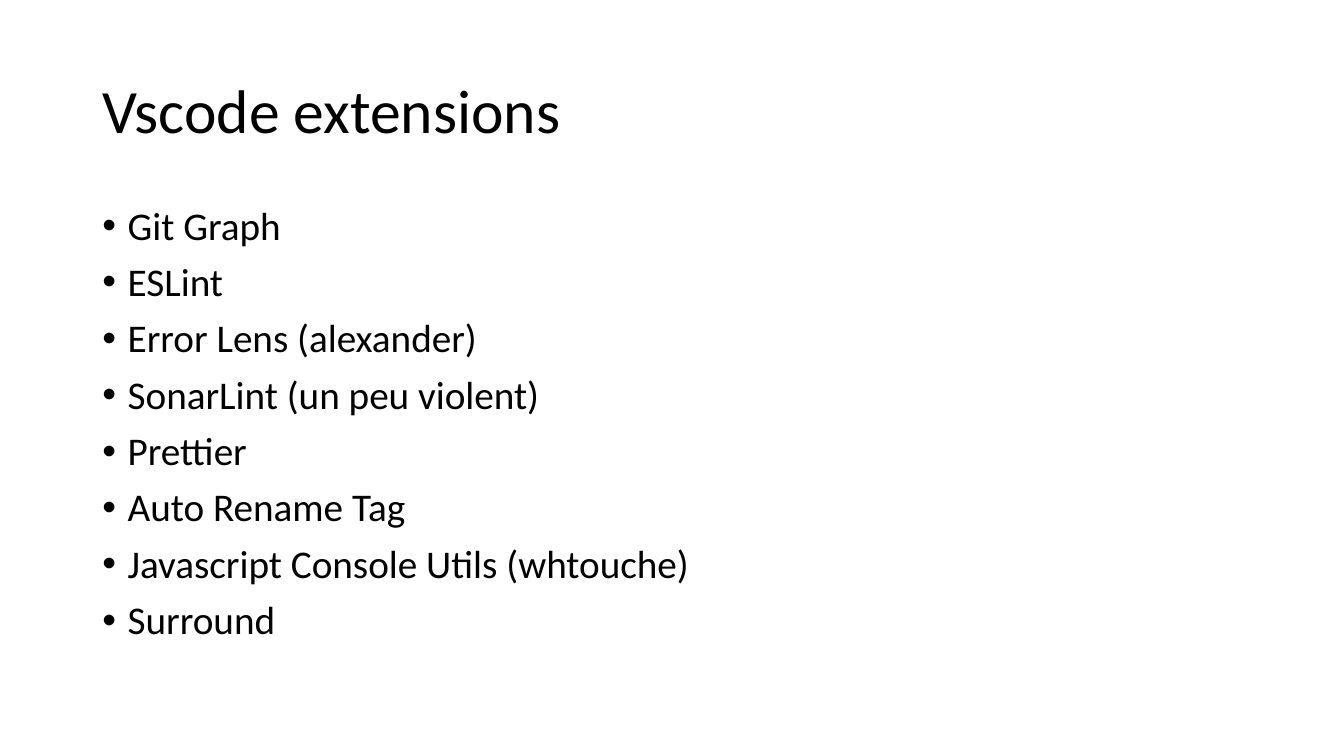
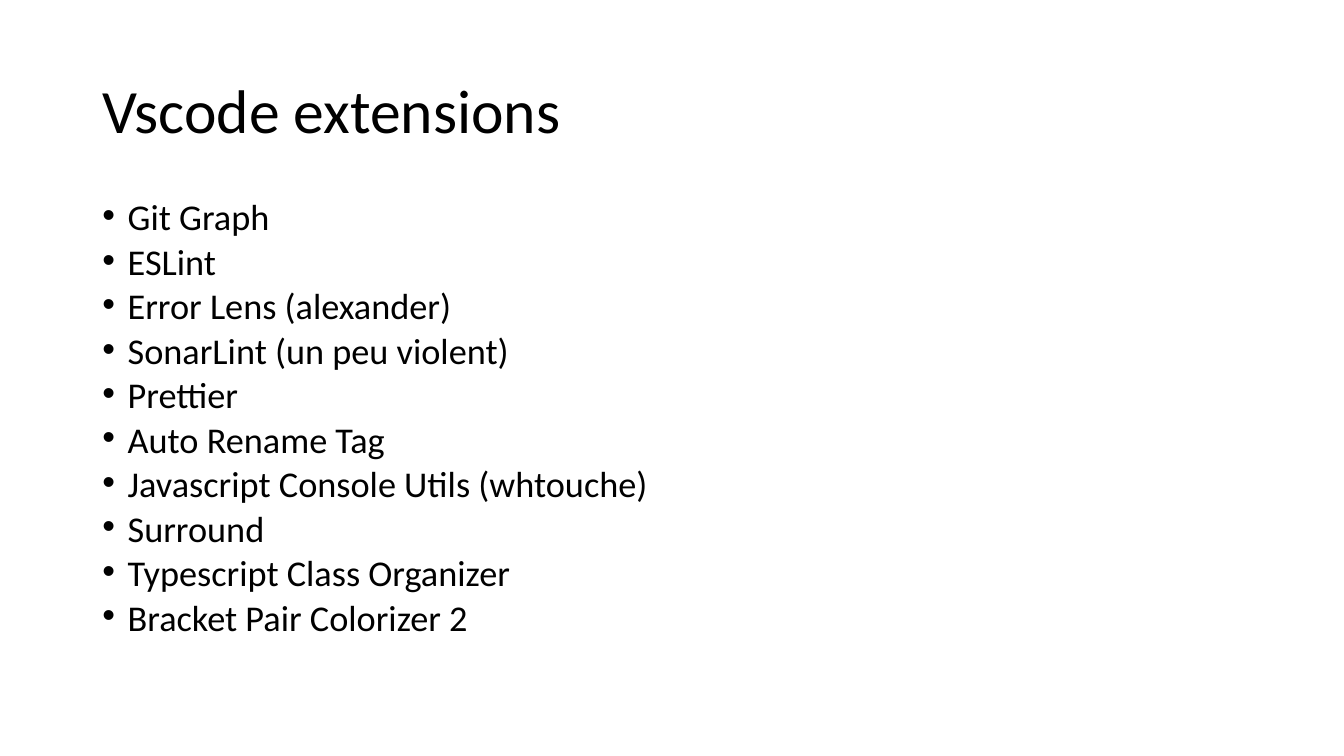
Before and after one commit to jlg-formation/tjs-nov-2021, a slide deck: slide 5 of notes.pptx. Drawn at 1344x756 pixels with LibreOffice and Linux fonts; fonts in the diff are those of the drawing. Boxes give left, top, right and bottom in pixels: in the first picture for what was removed or moved away, otherwise in the second. Text is boxed around its words. In the diff, an @@ line names an element or a change of style, - is before the commit and + after.

Commit message:
doc: added final powerpoint

```diff
--- a/notes.pptx
+++ b/notes.pptx
@@ text at (x1=128, y1=204, x2=647, y2=543): size 28 to 25.9 pt in "Git Graph", "ESLint", "Error Lens (alexander)", "SonarLint (un peu violent)" and 4 more places; line spacing 0.9 to 0.7 @@
@@ text at (x1=128, y1=560, x2=509, y2=632): paragraphs added @@
+• Typescript Class Organizer
+• Bracket Pair Colorizer 2
```
Also in this commit, not shown: 2 other slides changed, 1 slide added.
